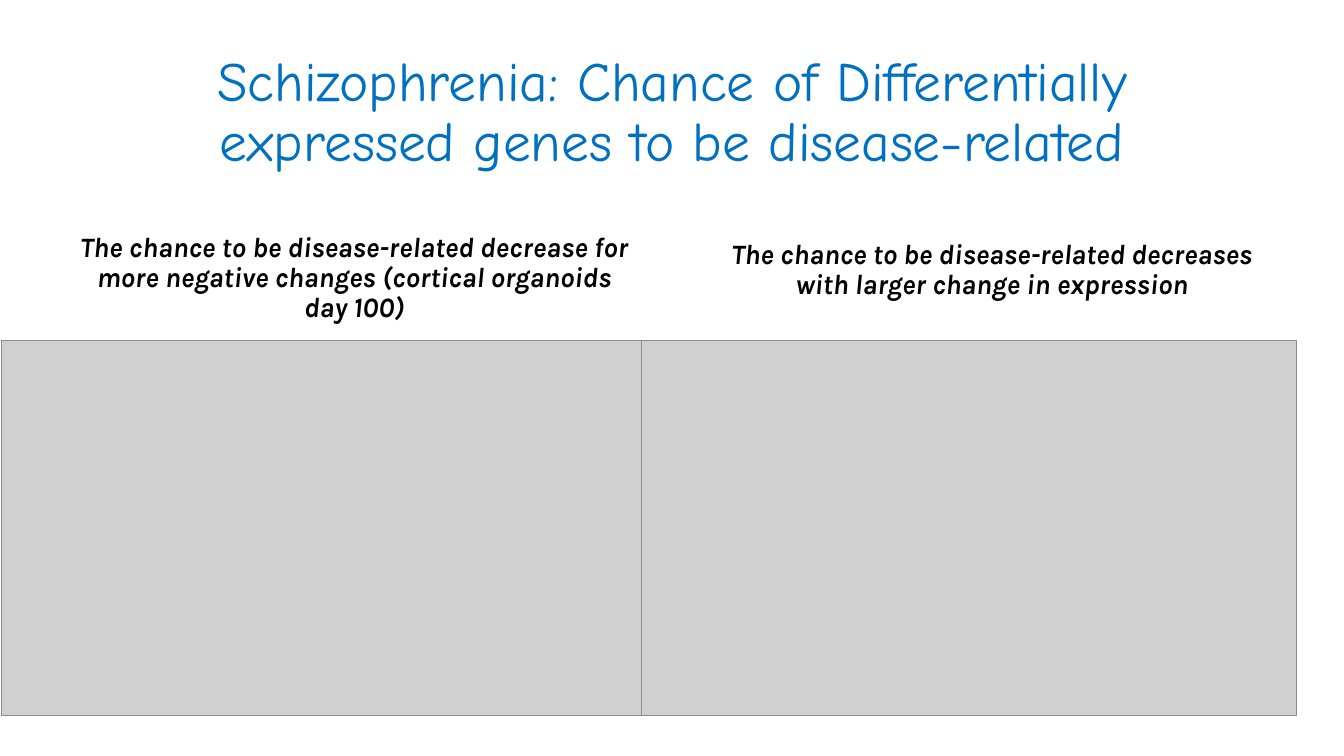
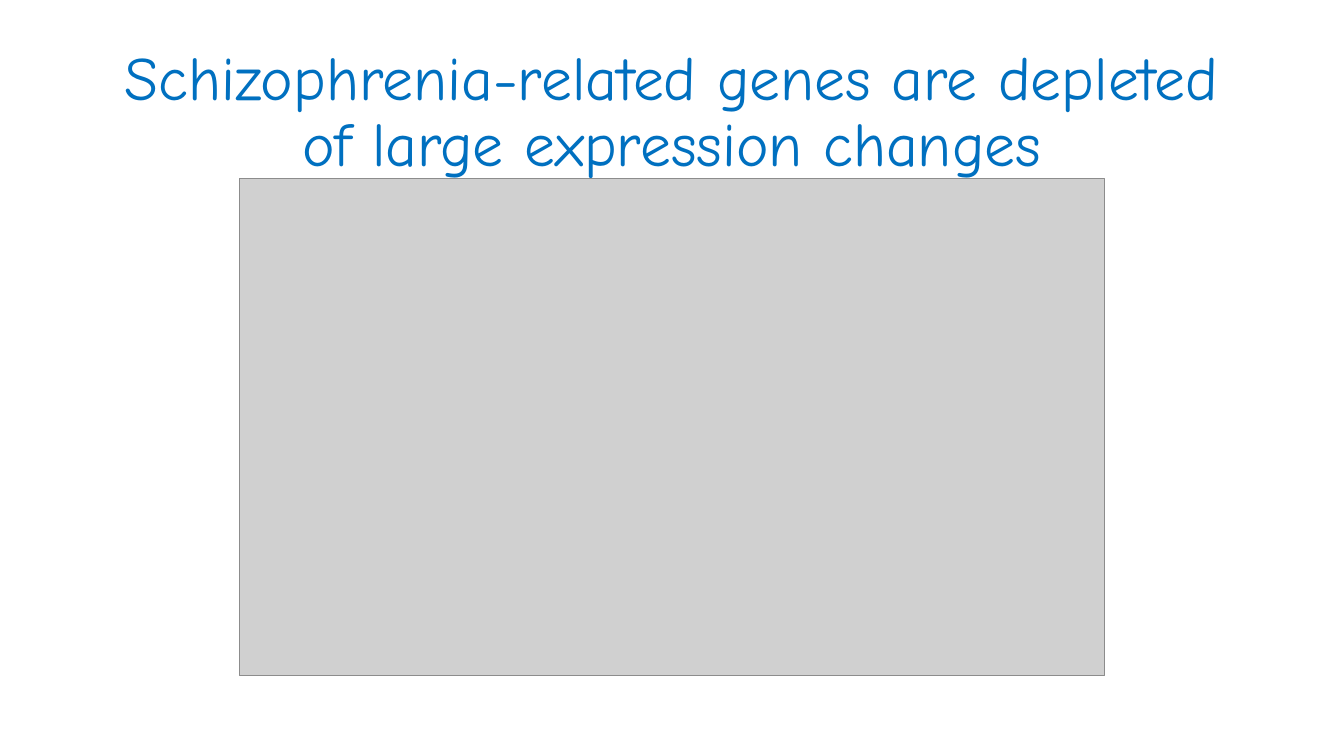
Before and after one commit to GilSasson1/DS_Project_WIS, a slide deck: slide 10 of presentation.pptx. Drawn at 1344x756 pixels with LibreOffice and Linux fonts; fonts in the diff are those of the drawing; grey boxes stand for pictures. Boxes give left, top, right and bottom in pixels: in the first picture for what was removed or moved away, otherwise in the second. Text is boxed around its words. In the diff, an @@ line names an element or a change of style, - is before the commit and + after.

Commit message:
presentation updates

```diff
--- a/presentation.pptx
+++ b/presentation.pptx
@@ title at (x1=125, y1=57, x2=1218, y2=186): text changed; size 39.6 to 44 pt @@
-Schizophrenia: Chance of Differentially expressed genes to be disease-related
+Schizophrenia-related genes are depleted of large expression changes
@@ picture resized from (x1=642, y1=340, x2=1297, y2=716) to (x1=239, y1=179, x2=1105, y2=677) @@
@@ text removed at (x1=80, y1=237, x2=628, y2=324) @@
-The chance to be disease-related decrease for more negative changes (cortical organoids day 100)
@@ text removed at (x1=731, y1=244, x2=1252, y2=301) @@
-The chance to be disease-related decreases with larger change in expression
@@ picture removed at (x1=2, y1=341, x2=656, y2=717) @@
```
Also in this commit, not shown: 8 other slides changed, 1 other file.
